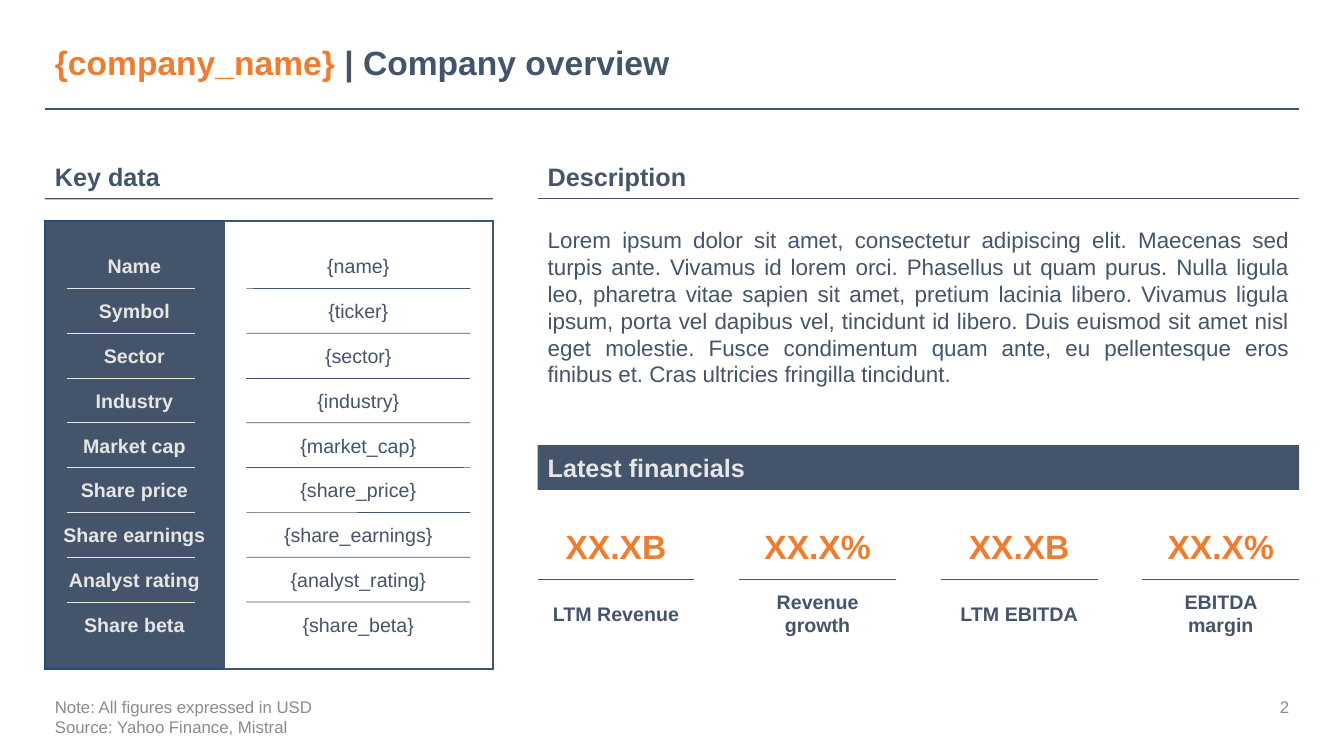
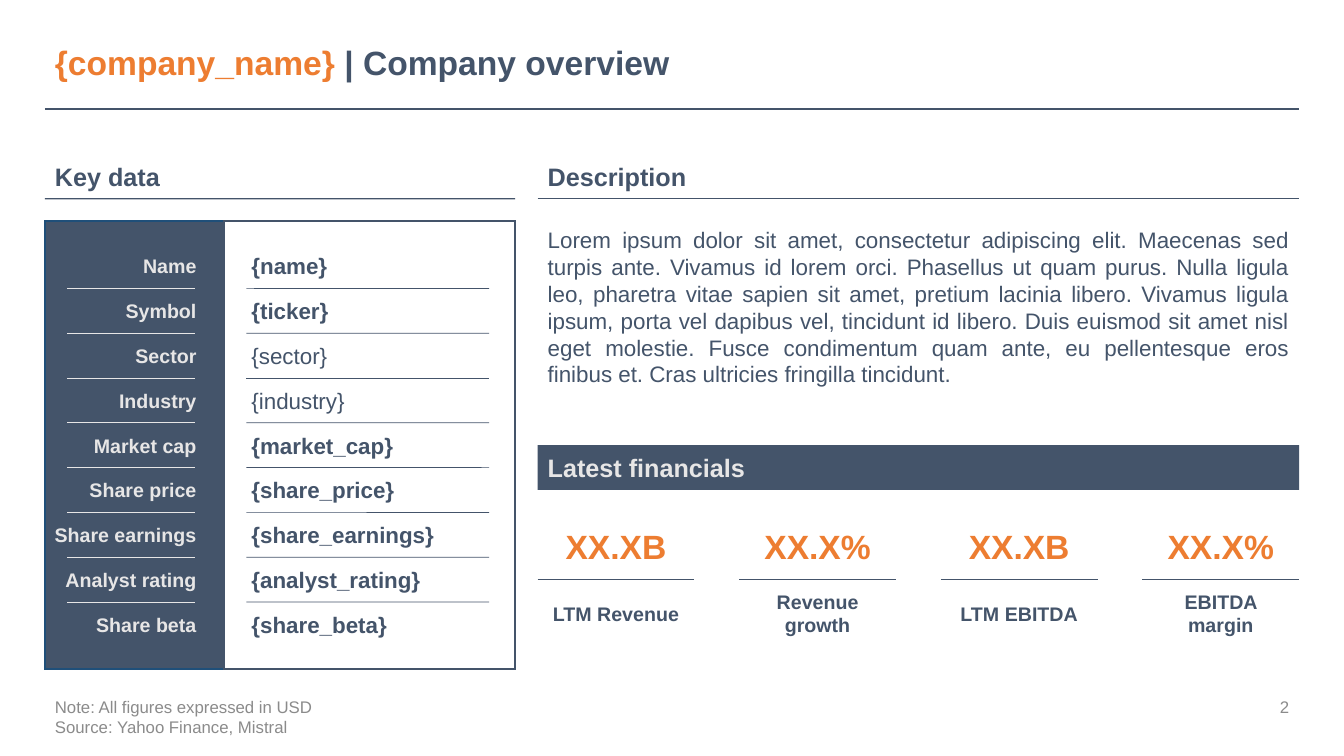
Before and after one commit to giovanni-mattei/company-profile-automation, a slide deck: slide 2 of templates/deck.pptx. Drawn at 1344x756 pixels with LibreOffice and Linux fonts; fonts in the diff are those of the drawing. Boxes give left, top, right and bottom in pixels: in the first picture for what was removed or moved away, otherwise in the second. Text is boxed around its words. In the diff, an @@ line names an element or a change of style, - is before the commit and + after.

```diff
--- a/templates/deck.pptx
+++ b/templates/deck.pptx
@@ line moved from (44, 199) - (493, 199) to (44, 199) - (515, 199) @@
@@ rectangle: place and size @@
-rectangle at (224,221,493,668)
+rectangle at (224,221,515,668)
@@ line moved from (246, 288) - (471, 288) to (246, 288) - (489, 288) @@
@@ text "{sector}" at (251,347,327,369): size 14 to 16 pt; alignment centre to left @@
@@ line moved from (246, 334) - (471, 334) to (246, 334) - (489, 334) @@
@@ text "{industry}" at (251,392,344,414): size 14 to 16 pt; alignment centre to left @@
@@ line moved from (246, 378) - (471, 378) to (246, 378) - (489, 378) @@
@@ line moved from (246, 422) - (471, 422) to (246, 422) - (489, 422) @@
@@ line moved from (246, 468) - (471, 468) to (246, 468) - (489, 468) @@
@@ line moved from (246, 512) - (471, 512) to (246, 512) - (489, 512) @@
@@ line moved from (246, 558) - (471, 558) to (246, 558) - (489, 558) @@
@@ alignment centre to right in 9 elements at (126,304,197,322), (135,349,196,363), (94,439,197,457), (55,528,196,546), (89,483,196,501), (65,573,196,591), (119,394,196,412), (143,259,196,273), (96,618,196,632) @@
@@ size 14 to 16 pt, bold on; alignment centre to left in 7 elements at (251,302,328,324), (251,437,393,459), (251,526,433,548), (251,481,394,503), (251,571,420,593), (251,257,327,279), (251,616,386,638) @@
@@ line moved from (246, 602) - (471, 602) to (246, 602) - (489, 602) @@
```
Also in this commit, not shown: 2 other slides changed, 12 other files.
